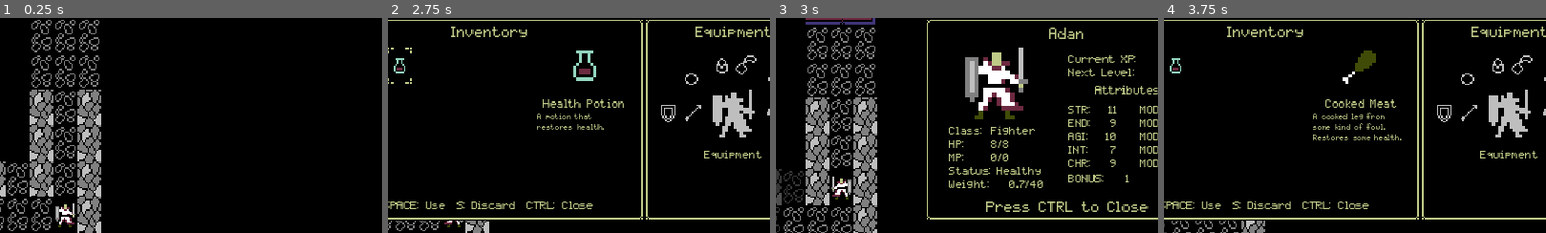
Above: before the commit, frames 1-4 (left to right).
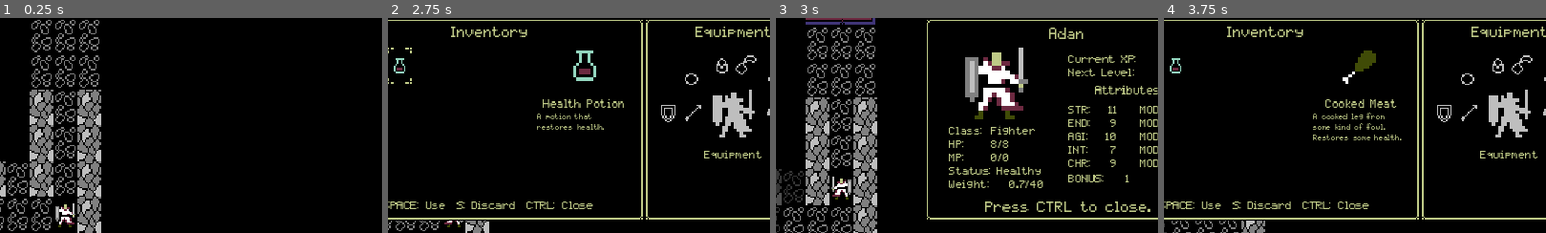
Above: after the commit, the same moments.

Repository: ChrisGlenn/tdaci
Game: Godot game, scene res://Scenes/LevelOne/level_one.tscn
The game is run twice, just before and just after one commit, with the same random seed, the same clock (stepped at 60 frames per second) and the same inputs.
Inputs:
- Up to frame 1 (0.25 s): no input
- Up to frame 2 (2.75 s): tap Enter at 0.5 s; hold Right (ci_RIGHT) 0.53-1.28 s; tap Space (ci_A) at 0.6 s; tap Escape (ci_START) at 1.25, 2 s; hold Down (ci_DOWN) 1.28-2.03 s; tap Ctrl (ci_B) at 1.35 s; hold Right (ci_RIGHT) from 2.03 s (still down); tap End (ci_END) at 2.1 s
- Up to frame 3 (3 s): tap Escape (ci_START) at 2.75 s; release Right (ci_RIGHT) at 2.78 s; hold Up (ci_UP) from 2.78 s (still down); tap S (ci_X) at 2.85 s
- Up to frame 4 (3.75 s): tap Escape (ci_START) at 3.5 s; release Up (ci_UP) at 3.53 s; hold Left (ci_LEFT) from 3.53 s (still down); tap I (ci_Y) at 3.6 s
The pictures show only the part of the screen within x 43-93%, y 0-50%; the shares and areas given below are measured in that part.

Frames 1-2 are identical in both runs. In frame 3, 0.8% of the frame differs, in the area x 54-98%, y 85-91%; in frame 4, nothing differs.

Commit message:
10/14/2024 MIDNIGHT

Diff:
--- a/Scenes/UI/Quest_Menu/quest_menu.gd
+++ b/Scenes/UI/Quest_Menu/quest_menu.gd
@@ -25,6 +25,7 @@
 			QUESTS.get_child(n).text = Globals.quests[n]["title"]
 		SELECTORS.get_child(sel_pos).frame = 1 # show the selected selector
 	update_journal() # run the journal ui
+	RETURN.text = str("Press ", Globals.cancel_button, " to close.")
 	visible = true # show the journal
 
 func _process(_delta: float) -> void:
--- a/Scenes/UI/Status_Menu/status_menu.gd
+++ b/Scenes/UI/Status_Menu/status_menu.gd
@@ -22,6 +22,7 @@
 @onready var PLAYER_CHR = $CHR_Text
 @onready var PLAYER_CHR_MOD = $CHR_MOD_Text
 @onready var PLAYER_BONUS = $BONUS_Text
+@onready var RETURN = $Press_Return
 
 
 func _ready() -> void:
@@ -46,6 +47,7 @@
     PLAYER_CHR.text = str(Globals.player["CHR"]) # set player CHR
     PLAYER_CHR_MOD.text = str(Globals.player["CHR_MOD"]) # set player CHR_MOD
     PLAYER_BONUS.text = str(Globals.player["bonus"]) # set player bonus mod
+    RETURN.text = str("Press ", Globals.cancel_button, " to close.")
     visible = true # show after setting all the player stats
 
 func _process(_delta: float) -> void:
